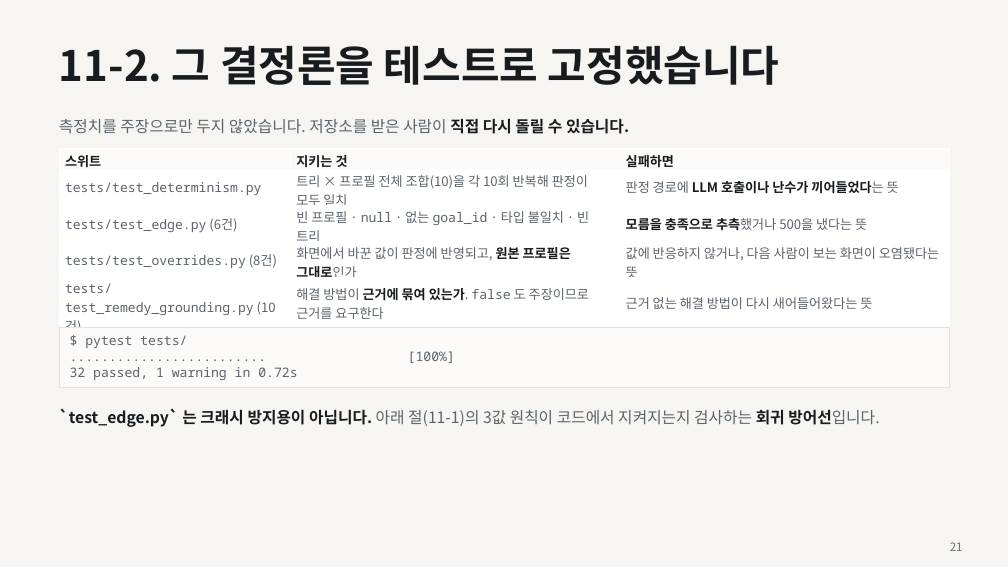
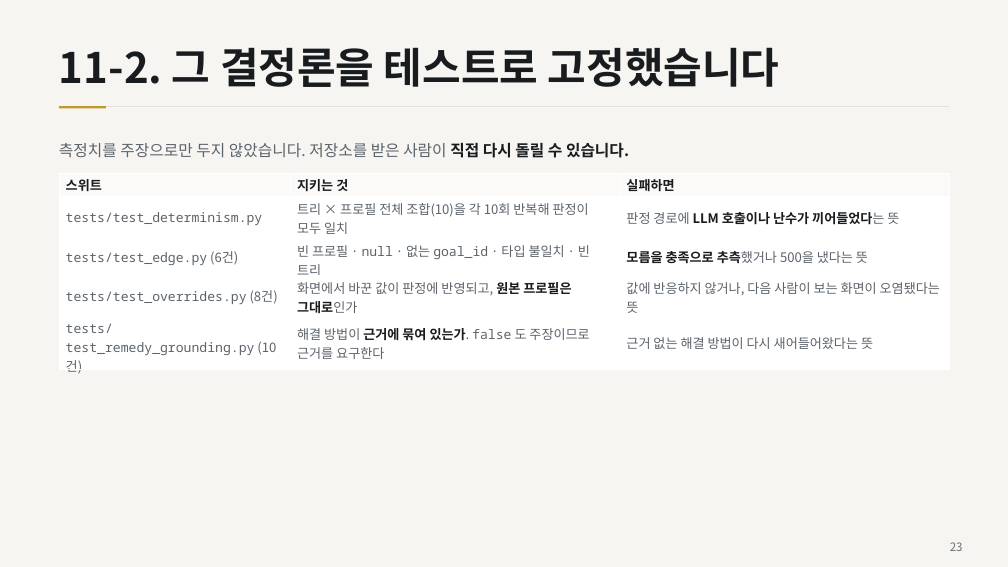
Before and after one commit to ChoHyeonChan/kb-ai-challenge-2026, a slide deck: slide 23 of docs/기술설명서.pptx (slide 21 before the commit). Drawn at 1008x567 pixels with LibreOffice and Linux fonts; fonts in the diff are those of the drawing. Boxes give left, top, right and bottom in pixels: in the first picture for what was removed or moved away, otherwise in the second. Text is boxed around its words. In the diff, an @@ line names an element or a change of style, - is before the commit and + after.

```diff
--- a/docs/기술설명서.pptx
+++ b/docs/기술설명서.pptx
@@ text "11-2. 그 결정론을 테스트로 고정했습니다" at (59, 47, 780, 87): line spacing 1 to 1.05 @@
@@ rectangle added at (59, 106, 949, 107), fill #E4E1DB @@
@@ rectangle added at (59, 106, 106, 108), fill #C19A2E @@
@@ text "측정치를 주장으로만 두지 않았습니다. 저장소를 ...": place and size @@
-text "측정치를 주장으로만 두지 않았습니다. 저장소를 ..." at (59, 116, 629, 137)
+text "측정치를 주장으로만 두지 않았습니다. 저장소를 ..." at (59, 140, 629, 161)
@@ table: place and size @@
-table at (59, 149, 950, 323)
+table at (59, 173, 950, 363)
@@ rectangle removed at (59, 327, 949, 388) @@
-$ pytest tests/
-......................... [100%]
-32 passed, 1 warning in 0.72s
@@ text removed at (59, 409, 879, 427) @@
-`test_edge.py` 는 크래시 방지용이 아닙니다. 아래 절(11-1)의 3값 원칙이 코드에서 지켜지는지 검사하는 회귀 방어선입니다.
@@ text at (950, 542, 963, 551): text changed @@
-21
+23
```
Also in this commit, not shown: 33 other slides changed, 3 slides added, 1 slide removed, 2 other files.
